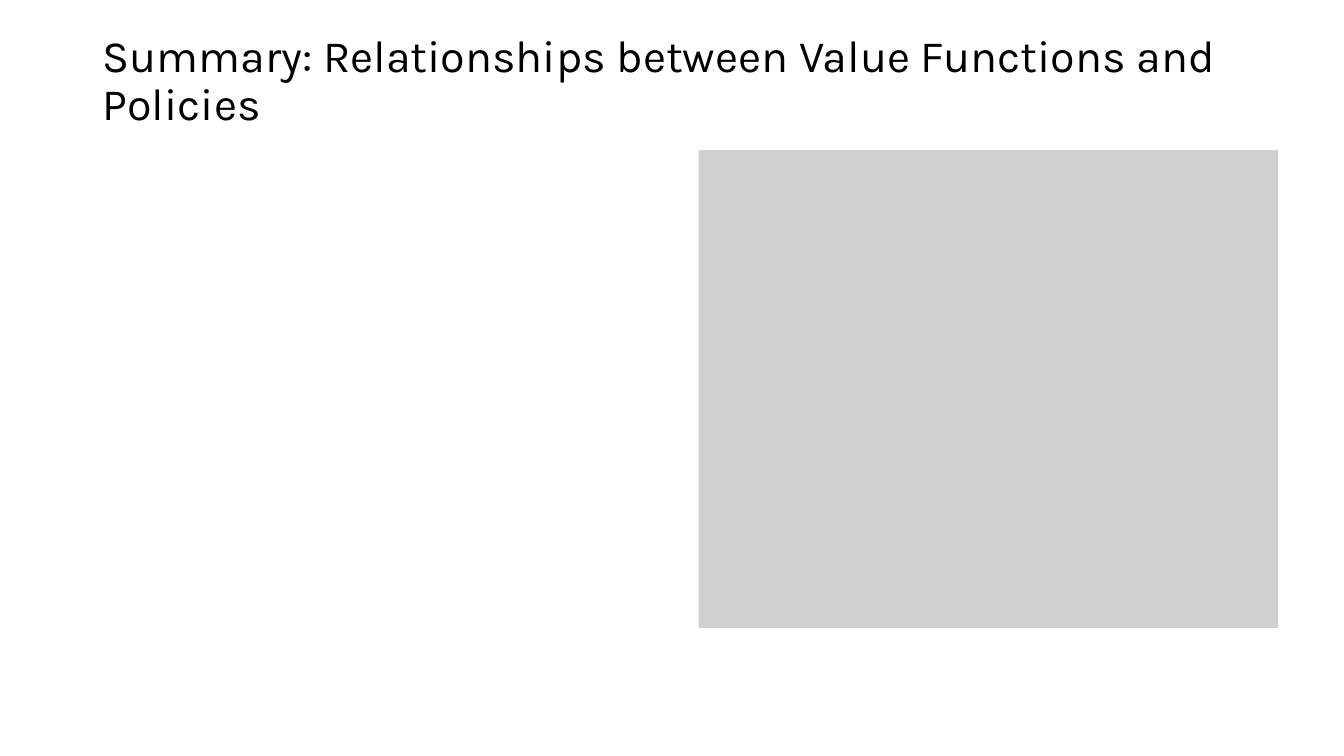
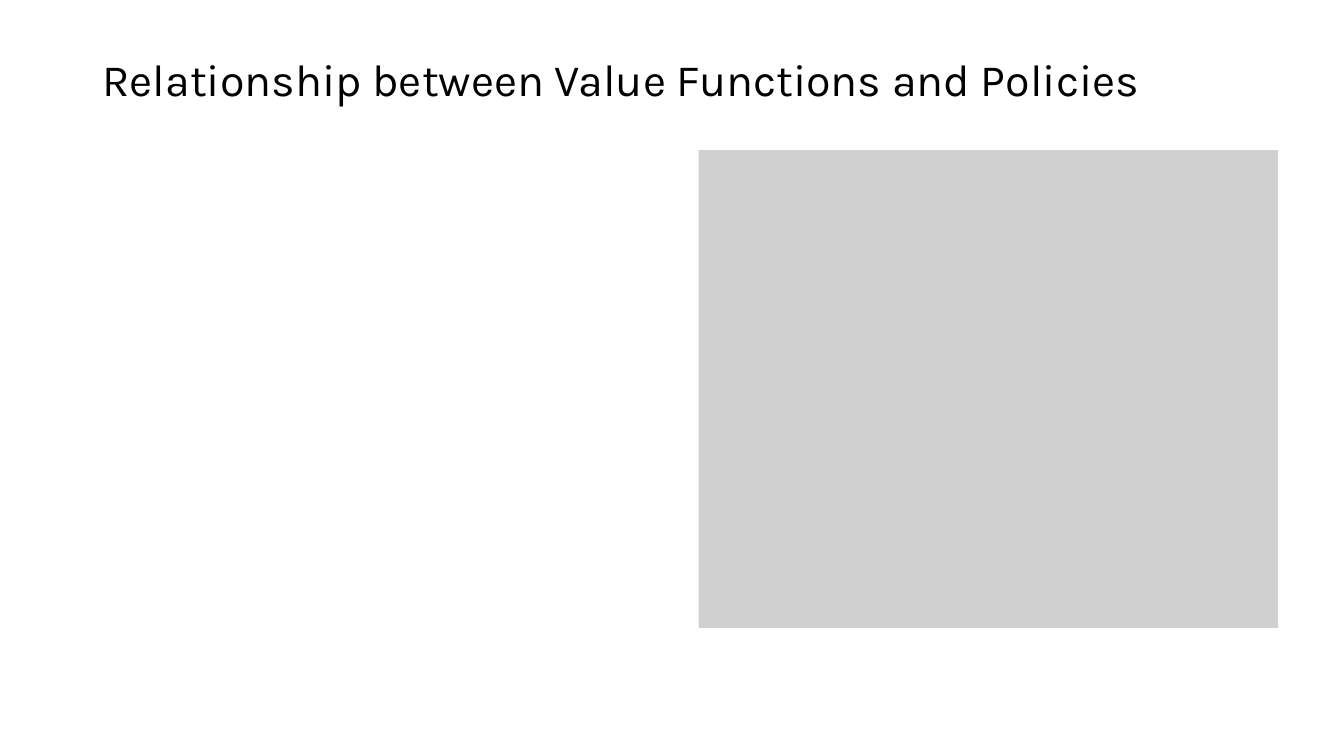
Before and after one commit to mhahsler/Introduction_to_Reinforcement_Learning, a slide deck: slide 30 of slides/Lecture_Chapter03.pptx. Drawn at 1344x756 pixels with LibreOffice and Linux fonts; fonts in the diff are those of the drawing; grey boxes stand for pictures. Boxes give left, top, right and bottom in pixels: in the first picture for what was removed or moved away, otherwise in the second. Text is boxed around its words. In the diff, an @@ line names an element or a change of style, - is before the commit and + after.

```diff
--- a/slides/Lecture_Chapter03.pptx
+++ b/slides/Lecture_Chapter03.pptx
@@ title at [102,65,1139,107]: text changed @@
-Summary: Relationships between Value Functions and Policies
+Relationship between Value Functions and Policies
```
Also in this commit, not shown: 1 other slide changed, 3 slides added, 7 other files.
